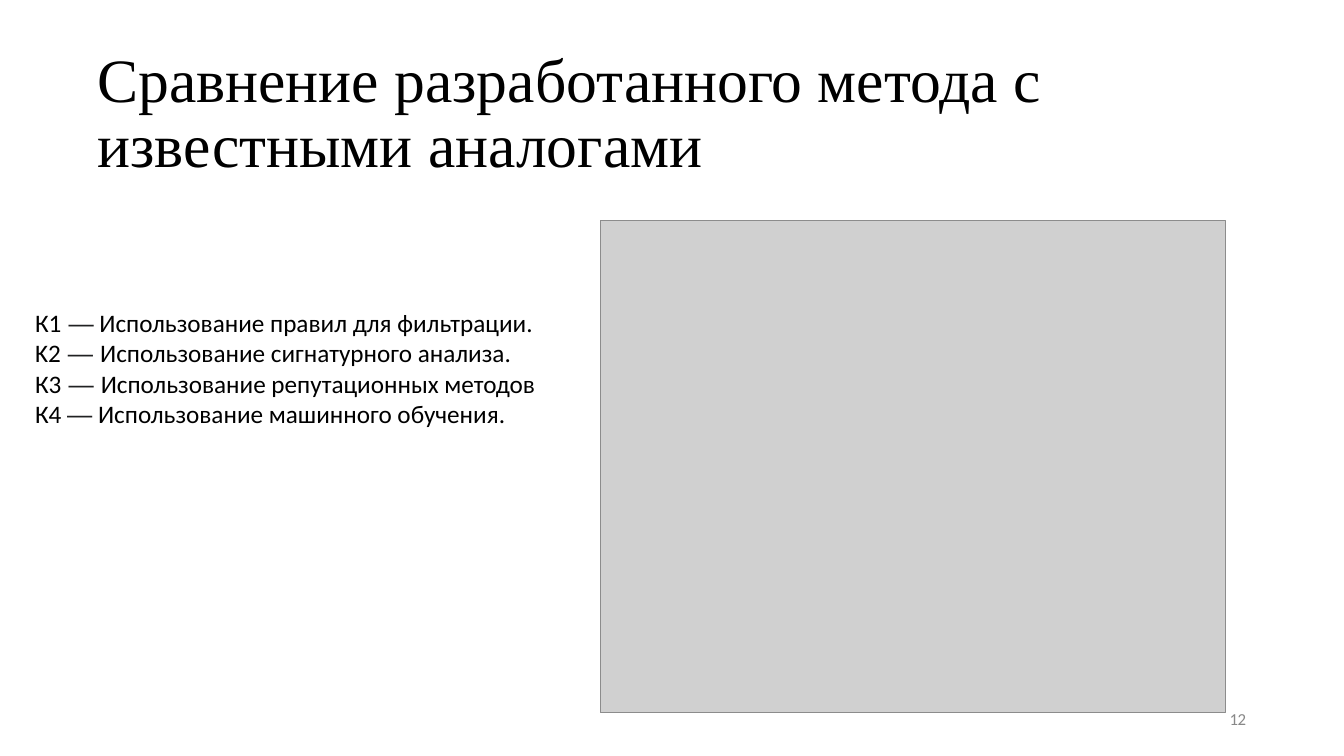
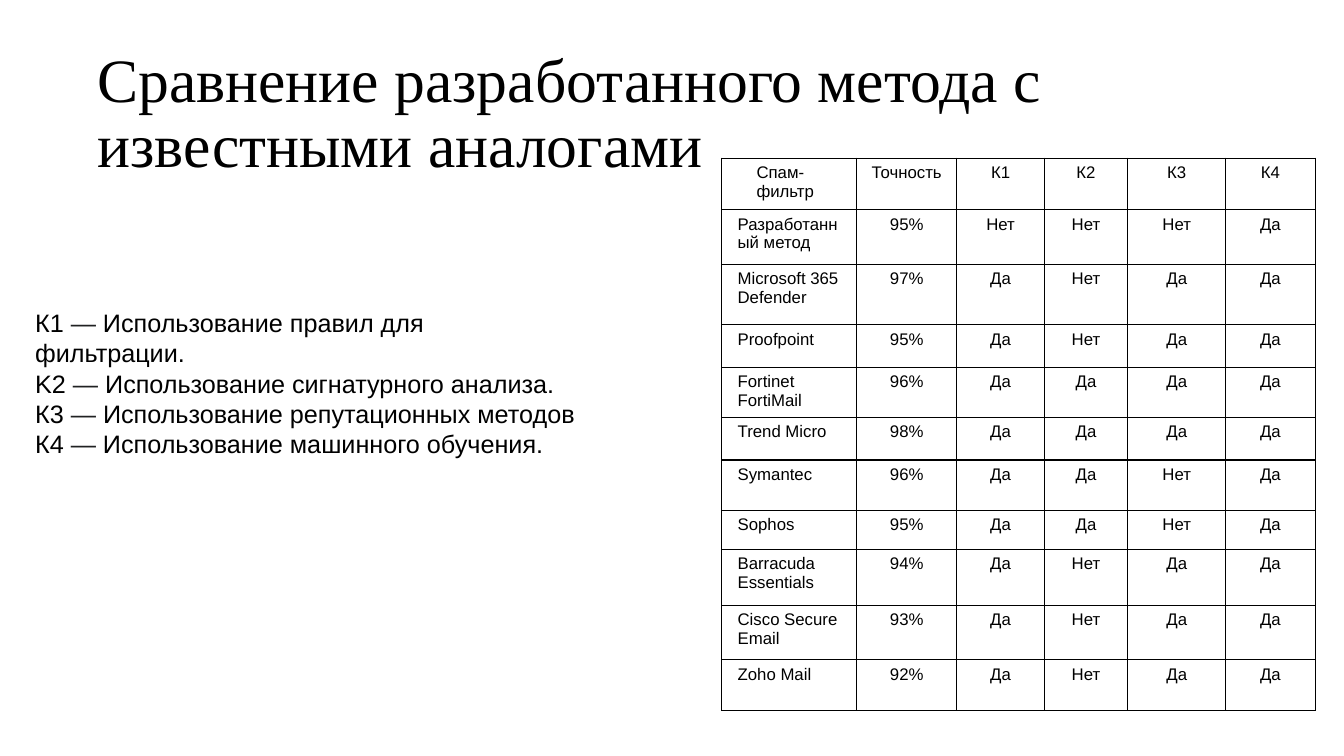
Before and after one commit to Zhilg/DIPLOMA, a slide deck: slide 18 of Презентация.pptx (slide 12 before the commit). Drawn at 1344x756 pixels with LibreOffice and Linux fonts; fonts in the diff are those of the drawing; grey boxes stand for pictures. Boxes give left, top, right and bottom in pixels: in the first picture for what was removed or moved away, otherwise in the second. Text is boxed around its words. In the diff, an @@ line names an element or a change of style, - is before the commit and + after.

```diff
--- a/Презентация.pptx
+++ b/Презентация.pptx
@@ table added at [722, 158, 1316, 714], 11 rows, 6 columns @@
+Спам-фильтр | Точность | К1 | К2 | К3 | К4
+Разработанный метод | 95% | Нет | Нет | Нет | Да
+Microsoft 365 Defender | 97% | Да | Нет | Да | Да
+Proofpoint | 95% | Да | Нет | Да | Да
+Fortinet FortiMail | 96% | Да | Да | Да | Да
+Trend Micro | 98% | Да | Да | Да | Да
+Symantec | 96% | Да | Да | Нет | Да
+Sophos | 95% | Да | Да | Нет | Да
+Barracuda Essentials | 94% | Да | Нет | Да | Да
+Cisco Secure Email | 93% | Да | Нет | Да | Да
+Zoho Mail | 92% | Да | Нет | Да | Да
@@ picture removed at [600, 221, 1225, 713] @@
@@ text "К1 — Использование правил для ..." at [35, 314, 574, 459]: font Calibri to Arial @@
@@ page number removed at [1230, 714, 1247, 725] @@
-12
```
Also in this commit, not shown: 10 other slides changed, 8 slides added, 2 slides removed, 1 other file.
